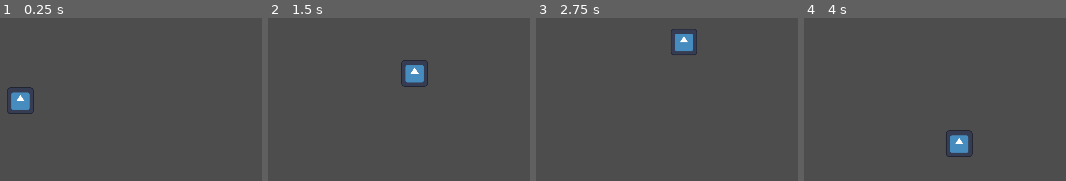
Above: before the commit, frames 1-4 (left to right).
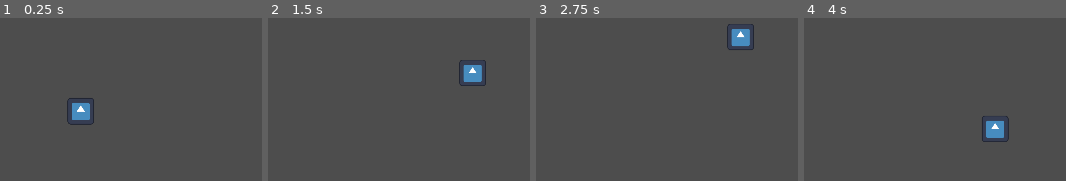
Above: after the commit, the same moments.

Repository: Relapson/Point-N-Click
Game: Godot game, scene res://main.tscn
Two runs of this game, one before a commit and one after it. Both use one fixed random seed, a clock stepped at 60 frames per second and the inputs below. The engine's default icon, where the game draws it, is replaced by a stand-in: a white triangle on a blue panel in a dark square.
Inputs (mouse positions are in pixels of both pictures, inside the frame that each line leads up to):
- Up to frame 1 (0.25 s): no input
- Up to frame 2 (1.5 s): tap Enter at 0.5 s; move the mouse to (outside the picture) at 0.52 s; click (outside the picture) at 0.6 s; move the mouse to (outside the picture) at 1.27 s; right-click (outside the picture) at 1.35 s; click (outside the picture) at 1.42 s
- Up to frame 3 (2.75 s): move the mouse to (outside the picture) at 2.02 s; click (outside the picture) at 2.1 s
- Up to frame 4 (4 s): move the mouse to (874, 172) at 2.77 s; right-click (874, 172) at 2.85 s; click (874, 172) at 2.92 s; move the mouse to (outside the picture) at 3.52 s; click (outside the picture) at 3.6 s

The runs differ from the first frame. In frame 1, 2.1% of the frame differs, in the area x 2-36%, y 42-66%; in frame 2, 2.0%; in frame 3, 1.9%; in frame 4, 2.0%.

Commit message:
stürzt noch ab, manno

Diff:
--- a/Characters/Player.gd
+++ b/Characters/Player.gd
@@ -7,7 +7,7 @@
 @onready var navigation_agent: NavigationAgent2D = $NavigationAgent2D
 
 func _ready():
-	set_movement_target(position if RoomLoader.player_pos == null else RoomLoader.player_pos)
+	set_movement_target(position) # if RoomLoader.player_pos_last_screen == null else RoomLoader.player_pos_last_screen)
 	call_deferred("actor_setup")
 
 func actor_setup():
--- a/Control/leave_area_hotspot.gd
+++ b/Control/leave_area_hotspot.gd
@@ -1,7 +1,7 @@
 extends Area2D
 
 @export_file("*.tscn", "*.scn") var next_room # pfad zur scene
-@export var room_name: String
+#@export var room_name: String
 
 var body_in_area = false
 var clicked = false # TODO: geht vielleicht besser, funktioniert aber
@@ -14,13 +14,15 @@
 	# mittig zwischen der unteren polygoin kante
 	var pol_x = (polygon_points[2].x - polygon_points[1].x) / 2
 	var pol_y = (polygon_points[2].y - polygon_points[1].y) / 2
-	polygon_enter_point = Vector2(pol_x, pol_y)
+	# TODO: position beim zurückgehen auf die letzte wieder setzen -> room script?
+	polygon_enter_point = $PlayerSpawnPoint.global_position # globale position auf dem letzten screen
+	#polygon_enter_point = Vector2(pol_x, pol_y)
 	#polygon_enter_point = polygon_points[1].lerp(polygon_points[2], 0.5)
 
 func _process(_delta):
 	if clicked and body_in_area:
-		RoomLoader.room_name = room_name
-		RoomLoader.player_pos = polygon_enter_point
+		RoomLoader.room_name = name
+		RoomLoader.player_pos_last_screen = polygon_enter_point
 		await get_tree().create_timer(0.2).timeout # TODO: kurz warten bevor szene gewechselt wird - evtl auch animation abspielen/abwarten dann
 		RoomLoader.goto_scene(next_room)
 		return
@@ -32,8 +34,8 @@
 		# check for doubleclick for instant scene transition
 		if event.double_click:
 			clicked = false
-			RoomLoader.room_name = room_name
-			RoomLoader.player_pos = polygon_enter_point
+			RoomLoader.room_name = name
+			RoomLoader.player_pos_last_screen = polygon_enter_point
 			RoomLoader.goto_scene(next_room)
 			return
 		if event.get_button_index() == 1 and body_in_area:
--- a/Control/leave_area_hotspot.tscn
+++ b/Control/leave_area_hotspot.tscn
@@ -1,10 +1,13 @@
-[gd_scene load_steps=3 format=3 uid="uid://bjng1m2u6rpc2"]
+[gd_scene load_steps=4 format=3 uid="uid://bjng1m2u6rpc2"]
 
 [ext_resource type="Script" path="res://Control/leave_area_hotspot.gd" id="1_taqcs"]
 [ext_resource type="FontFile" uid="uid://oqud717w80kb" path="res://Assets/Fonts/EastSeaDokdo-Regular.ttf" id="2_4f7dp"]
 
+[sub_resource type="RectangleShape2D" id="RectangleShape2D_cpa5d"]
+size = Vector2(54, 51)
+
 [node name="LeaveAreaHotspot" type="Area2D"]
-position = Vector2(1009, 737)
+position = Vector2(994, 775)
 script = ExtResource("1_taqcs")
 metadata/_edit_group_ = true
 
@@ -21,6 +24,10 @@
 theme_override_font_sizes/font_size = 100
 text = "Lorem"
 
+[node name="PlayerSpawnPoint" type="CollisionShape2D" parent="."]
+position = Vector2(-1, -28)
+shape = SubResource("RectangleShape2D_cpa5d")
+
 [connection signal="body_entered" from="." to="." method="_on_player_body_entered"]
 [connection signal="body_exited" from="." to="." method="_on_player_body_exited"]
 [connection signal="input_event" from="." to="." method="_on_input_event"]
--- a/Control/roomControl/main.gd
+++ b/Control/roomControl/main.gd
@@ -4,6 +4,6 @@
 	print(RoomLoader.room_name)
 
 	if RoomLoader.room_name:
-		var room_node = RoomLoader.room_name
+		var room_node = get_node(RoomLoader.room_name)
 		if room_node:
-			$Player.global_position = RoomLoader.player_pos
+			$Player.global_position = RoomLoader.player_pos_last_screen
--- a/Control/roomControl/scene_2.gd
+++ b/Control/roomControl/scene_2.gd
@@ -4,6 +4,6 @@
 	print(RoomLoader.room_name)
 
 	if RoomLoader.room_name:
-		var room_node = RoomLoader.room_name
+		var room_node = get_node(RoomLoader.room_name)
 		if room_node:
-			$Player.global_position = RoomLoader.player_pos
+			$Player.global_position = RoomLoader.player_pos_last_screen
--- a/Control/roomControl/scene_3.gd
+++ b/Control/roomControl/scene_3.gd
@@ -4,6 +4,6 @@
 	print(RoomLoader.room_name)
 
 	if RoomLoader.room_name:
-		var room_node = RoomLoader.room_name
+		var room_node = get_node(RoomLoader.room_name)
 		if room_node:
-			$Player.global_position = RoomLoader.player_pos
+			$Player.global_position = RoomLoader.player_pos_last_screen
--- a/Control/room_loader.gd
+++ b/Control/room_loader.gd
@@ -1,7 +1,7 @@
 extends Node
 
 var current_scene = null
-var player_pos = null # spieler position um diese bei wiedereintritt zu setzen
+var player_pos_last_screen = null # spieler position um diese bei wiedereintritt zu setzen
 var room_name = null # raum namen merken um entsprechenden knoten wieder zu finden
 
 func _ready():
--- a/main.tscn
+++ b/main.tscn
@@ -18,7 +18,7 @@
 navigation_polygon = SubResource("NavigationPolygon_0s3fd")
 
 [node name="Player" parent="." instance=ExtResource("1_ge7eo")]
-position = Vector2(746, 584)
+position = Vector2(891, 609)
 scale = Vector2(0.5, 0.5)
 
 [node name="ClickableArea" type="Area2D" parent="."]
@@ -39,21 +39,25 @@
 theme_override_font_sizes/font_size = 50
 text = "Lorem Ipsum"
 
-[node name="LeaveAreaHotspot" parent="." instance=ExtResource("4_7qghl")]
+[node name="Area2" parent="." instance=ExtResource("4_7qghl")]
 position = Vector2(410, 484)
 next_room = "res://scene_2.tscn"
-room_name = "Room1"
 
-[node name="CollisionPolygon2D" parent="LeaveAreaHotspot" index="0"]
+[node name="CollisionPolygon2D" parent="Area2" index="0"]
 polygon = PackedVector2Array(682.6, 417.4, 684.6, 781.4, 920.6, 756.4, 914.6, 422.4)
 
-[node name="LeaveAreaHotspot2" parent="." instance=ExtResource("4_7qghl")]
+[node name="PlayerSpawnPoint" parent="Area2" index="2"]
+position = Vector2(-105, -33)
+
+[node name="Area3" parent="." instance=ExtResource("4_7qghl")]
 position = Vector2(1470, 361)
 next_room = "res://scene_3.tscn"
-room_name = "Room3"
+
+[node name="PlayerSpawnPoint" parent="Area3" index="2"]
+position = Vector2(12, -10)
 
 [connection signal="mouse_entered" from="ClickableArea" to="ClickableArea" method="_on_mouse_entered" flags=18]
 [connection signal="mouse_exited" from="ClickableArea" to="ClickableArea" method="_on_mouse_exited" flags=18]
 
-[editable path="LeaveAreaHotspot"]
-[editable path="LeaveAreaHotspot2"]
+[editable path="Area2"]
+[editable path="Area3"]
--- a/scene_2.tscn
+++ b/scene_2.tscn
@@ -18,7 +18,7 @@
 navigation_polygon = SubResource("NavigationPolygon_eb2dj")
 
 [node name="Player" parent="." instance=ExtResource("1_twlcm")]
-position = Vector2(943, 686)
+position = Vector2(951, 531)
 scale = Vector2(0.5, 0.5)
 
 [node name="ClickableArea" type="Area2D" parent="."]
@@ -39,15 +39,14 @@
 theme_override_font_sizes/font_size = 50
 text = "Lorem Ipsum"
 
-[node name="LeaveAreaHotspot" parent="." instance=ExtResource("4_tvvqn")]
+[node name="Area1" parent="." instance=ExtResource("4_tvvqn")]
 position = Vector2(956, 561)
 next_room = "res://main.tscn"
-room_name = "Main"
 
-[node name="CollisionPolygon2D" parent="LeaveAreaHotspot" index="0"]
+[node name="CollisionPolygon2D" parent="Area1" index="0"]
 polygon = PackedVector2Array(811, 492, 683, 750, 1145, 768, 990, 480)
 
 [connection signal="mouse_entered" from="ClickableArea" to="ClickableArea" method="_on_mouse_entered" flags=18]
 [connection signal="mouse_exited" from="ClickableArea" to="ClickableArea" method="_on_mouse_exited" flags=18]
 
-[editable path="LeaveAreaHotspot"]
+[editable path="Area1"]
--- a/scene_3.tscn
+++ b/scene_3.tscn
@@ -15,16 +15,18 @@
 [node name="NavigationRegion2D" type="NavigationRegion2D" parent="."]
 navigation_polygon = SubResource("NavigationPolygon_x53dh")
 
-[node name="LeaveAreaHotspot" parent="." instance=ExtResource("1_4phat")]
+[node name="Area1" parent="." instance=ExtResource("1_4phat")]
 position = Vector2(1353, 571)
 next_room = "res://main.tscn"
-room_name = "Main"
 
-[node name="CollisionPolygon2D" parent="LeaveAreaHotspot" index="0"]
+[node name="CollisionPolygon2D" parent="Area1" index="0"]
 polygon = PackedVector2Array(875, 438, 690, 781, 1164, 801, 1078, 667)
 
+[node name="PlayerSpawnPoint" parent="Area1" index="2"]
+position = Vector2(-9, -1)
+
 [node name="Player" parent="." instance=ExtResource("2_44wxe")]
-position = Vector2(515, 591)
+position = Vector2(1327, 566)
 scale = Vector2(0.5, 0.5)
 
-[editable path="LeaveAreaHotspot"]
+[editable path="Area1"]
